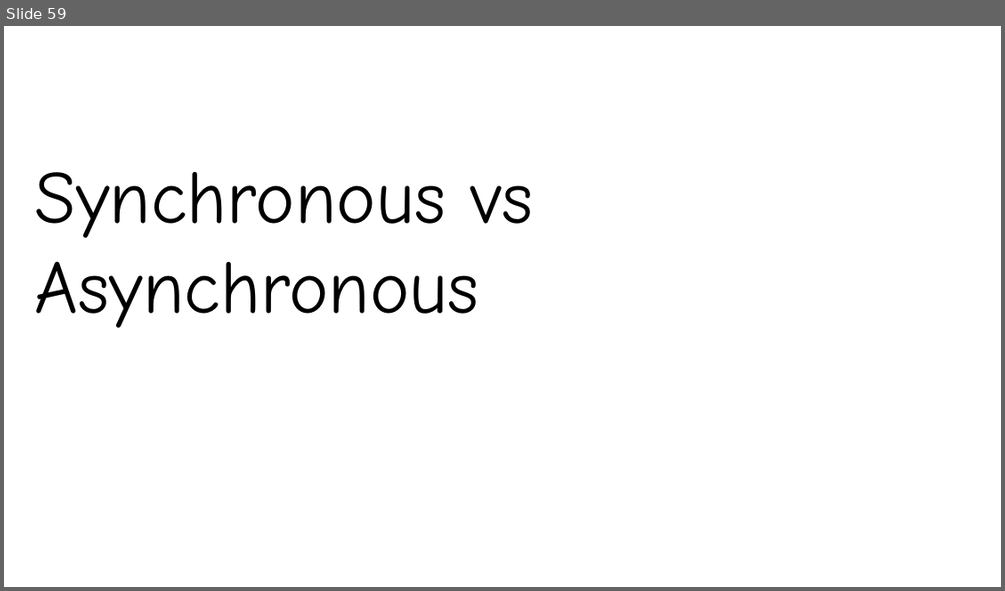
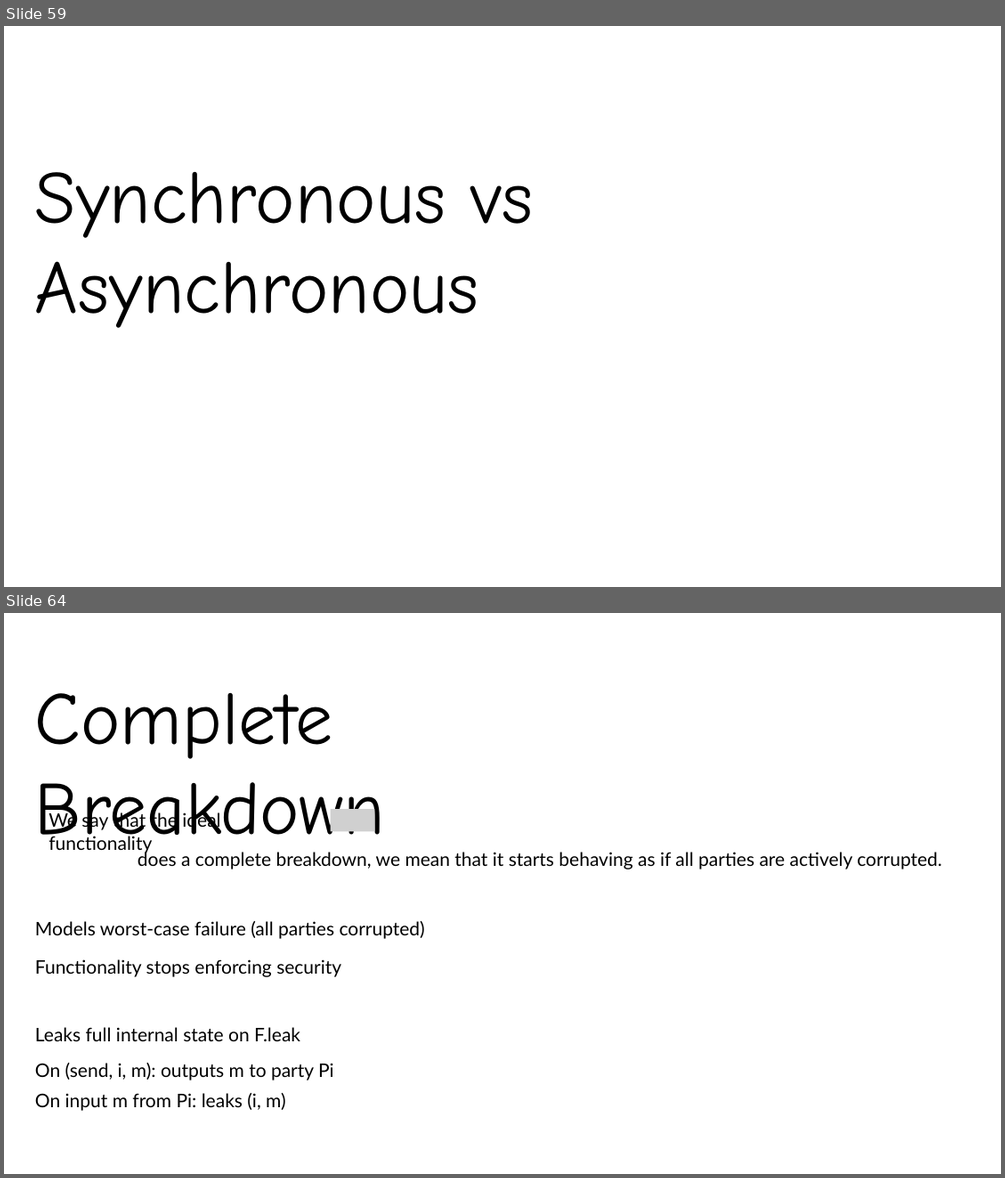
Before and after one commit to privacy-iitk/cs714-26-Winter, a slide deck: Chapter4.pptx. Shown one above the other, each under a label of ours: slide 59 before the commit, slides 59 and 64 after it; the slides between them are not shown. The pictures are 1005x591 and 1005x1178 pixels, drawn with LibreOffice and Linux fonts; fonts in the diff are those of the drawing; grey boxes stand for pictures. Boxes give left, top, right and bottom in pixels: in the first picture for what was removed or moved away, otherwise in the second. Text is boxed around its words. In the diff, an @@ line names an element or a change of style, - is before the commit and + after.

```diff
--- a/Chapter4.pptx
+++ b/Chapter4.pptx
@@ slide 64 added at (4,613,1001,1174), background #FFFFFF @@
@@ text added at (35,693,385,858), 72 pt, text #000000 @@
+Complete Breakdown
@@ text added at (48,811,220,853), 18 pt, text #000000 @@
+We say that the ideal functionality
@@ picture added at (331,809,375,831) @@
@@ text added at (138,850,942,869), 18 pt, text #000000 @@
+does a complete breakdown, we mean that it starts behaving as if all parties are actively corrupted.
@@ text added at (35,921,425,939), 18 pt, text #000000 @@
+Models worst-case failure (all parties corrupted)
@@ text added at (35,959,341,977), 18 pt, text #000000 @@
+Functionality stops enforcing security
@@ text added at (35,1027,300,1041), 18 pt, text #000000 @@
+Leaks full internal state on F.leak
@@ text added at (35,1062,334,1080), 18 pt, text #000000 @@
+On (send, i, m): outputs m to party Pi
@@ text added at (35,1093,286,1111), 18 pt, text #000000 @@
+On input m from Pi: leaks (i, m)
```
Also in this commit, not shown: 1 slide changed, 10 other slides added, 1 other file.
